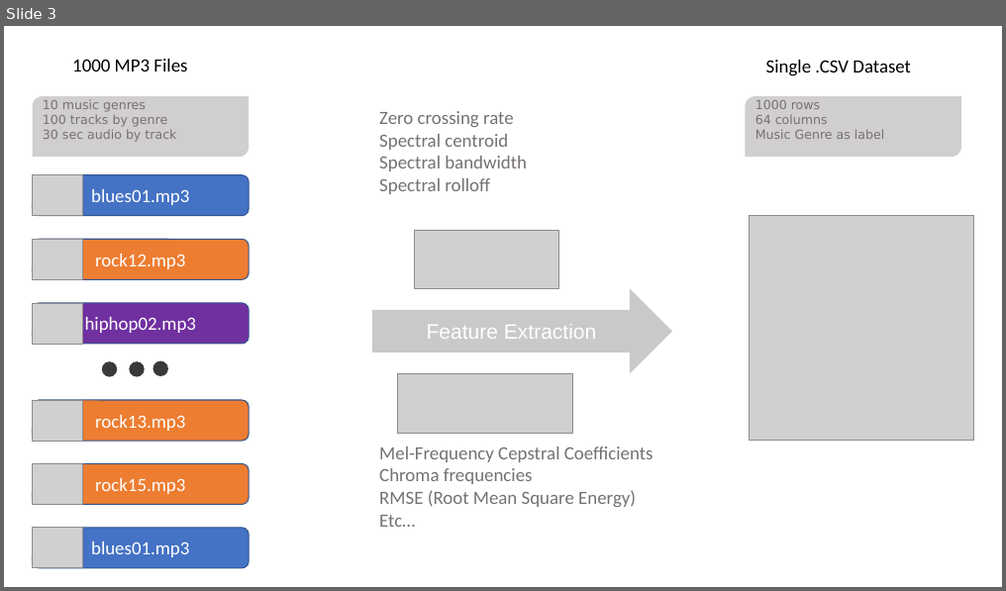
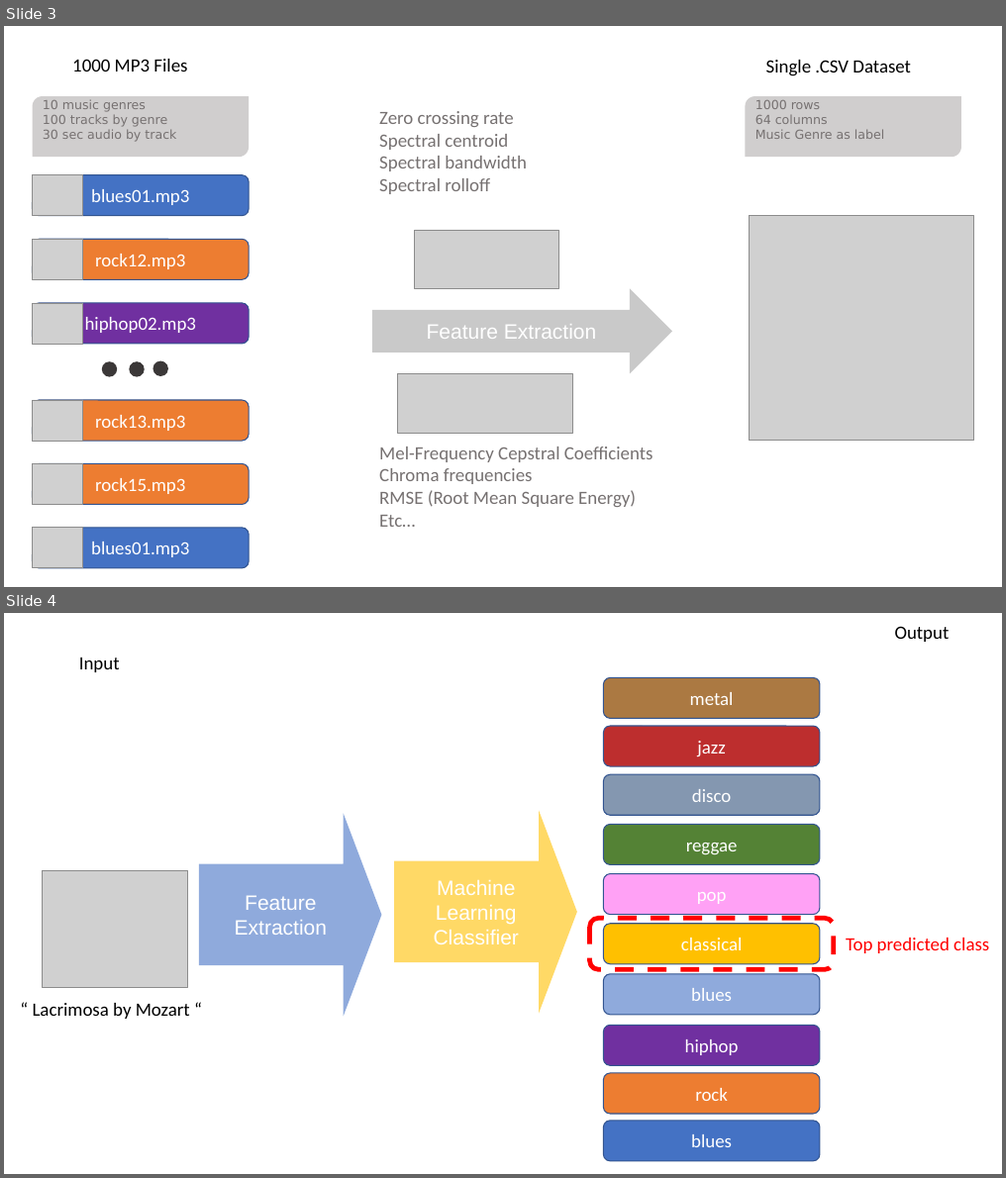
Before and after one commit to andbluedev/Music-Genre-Classification-Notebooks, a slide deck: docs/DocumentationFigures.pptx. Shown one above the other, each under a label of ours: slide 3 before the commit, slides 3 and 4 after it. The pictures are 1006x591 and 1006x1178 pixels, drawn with LibreOffice and Linux fonts; fonts in the diff are those of the drawing; grey boxes stand for pictures. Boxes give left, top, right and bottom in pixels: in the first picture for what was removed or moved away, otherwise in the second. Text is boxed around its words. In the diff, an @@ line names an element or a change of style, - is before the commit and + after.

```diff
--- a/docs/DocumentationFigures.pptx
+++ b/docs/DocumentationFigures.pptx
@@ slide 4 added at <box>4,613,1002,1174</box>, background #FFFFFF @@
@@ text added at <box>895,626,949,642</box>, 18 pt, text #000000 @@
+Output
@@ text added at <box>79,658,120,672</box>, 18 pt, text #000000 @@
+Input
@@ rounded rectangle added at <box>604,677,820,718</box>, fill #AB7942, outline #325491 1 pt, 18 pt, text #FFFFFF @@
+metal
@@ rounded rectangle added at <box>604,726,820,766</box>, fill #AF0000 at 82% opacity, outline #325491 1 pt, 18 pt, text #FFFFFF @@
+jazz
@@ rounded rectangle added at <box>604,774,820,815</box>, fill #8497B0, outline #325491 1 pt, 18 pt, text #FFFFFF @@
+disco
@@ right arrow added at <box>199,814,381,1017</box>, fill #8FAADC, 20 pt, text #FFFFFF @@
+Feature Extraction
@@ right arrow added at <box>394,811,576,1014</box>, fill #FFD966, 20 pt, text #FFFFFF @@
+Machine Learning Classifier
@@ rounded rectangle added at <box>604,824,820,864</box>, fill #548235, outline #325491 1 pt, 18 pt, text #FFFFFF @@
+reggae
@@ picture added at <box>43,870,188,987</box> @@
@@ rounded rectangle added at <box>604,874,820,915</box>, fill #FFA1F5, outline #325491 1 pt, 18 pt, text #FFFFFF @@
+pop
@@ rounded rectangle added at <box>590,919,835,970</box>, outline #FF0000 4.5 pt dashed @@
@@ rounded rectangle added at <box>604,924,820,964</box>, fill #FFC000, outline #325491 1 pt, 18 pt, text #FFFFFF @@
+classical
@@ text added at <box>846,938,989,954</box>, 18 pt, text #FF0000 @@
+Top predicted class
@@ rounded rectangle added at <box>604,974,820,1015</box>, fill #8FAADC, outline #325491 1 pt, 18 pt, text #FFFFFF @@
+blues
@@ text added at <box>33,1003,190,1019</box>, 18 pt, text #000000 @@
+“ Lacrimosa by Mozart “
@@ rounded rectangle added at <box>604,1026,820,1065</box>, fill #7030A0, outline #325491 1 pt, 18 pt, text #FFFFFF @@
+hiphop
@@ rounded rectangle added at <box>604,1073,820,1114</box>, fill #ED7D31, outline #325491 1 pt, 18 pt, text #FFFFFF @@
+rock
@@ rounded rectangle added at <box>604,1121,820,1161</box>, fill #4472C4, outline #325491 1 pt, 18 pt, text #FFFFFF @@
+blues
```
Also in this commit, not shown: 10 other files.
